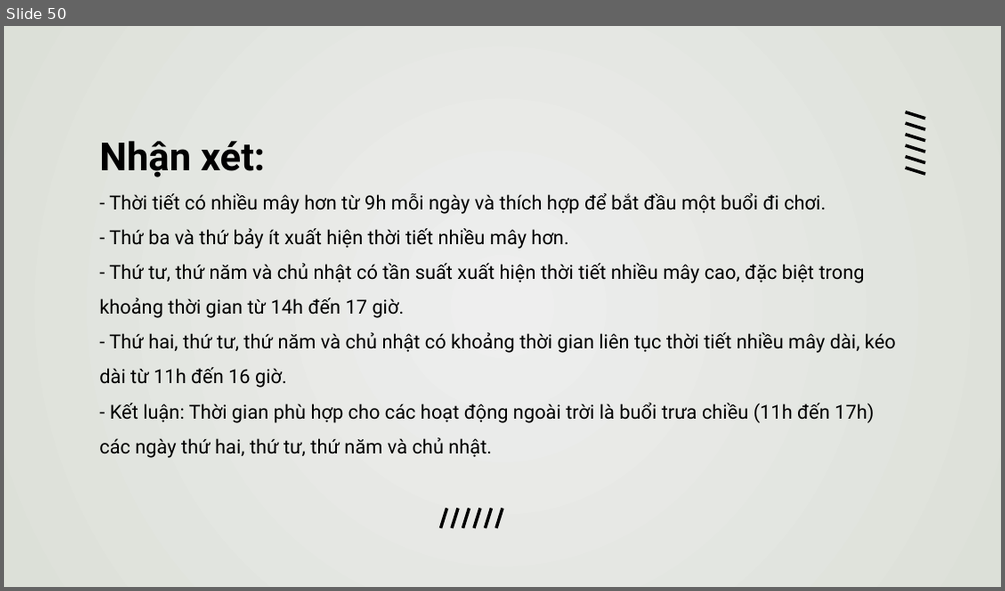
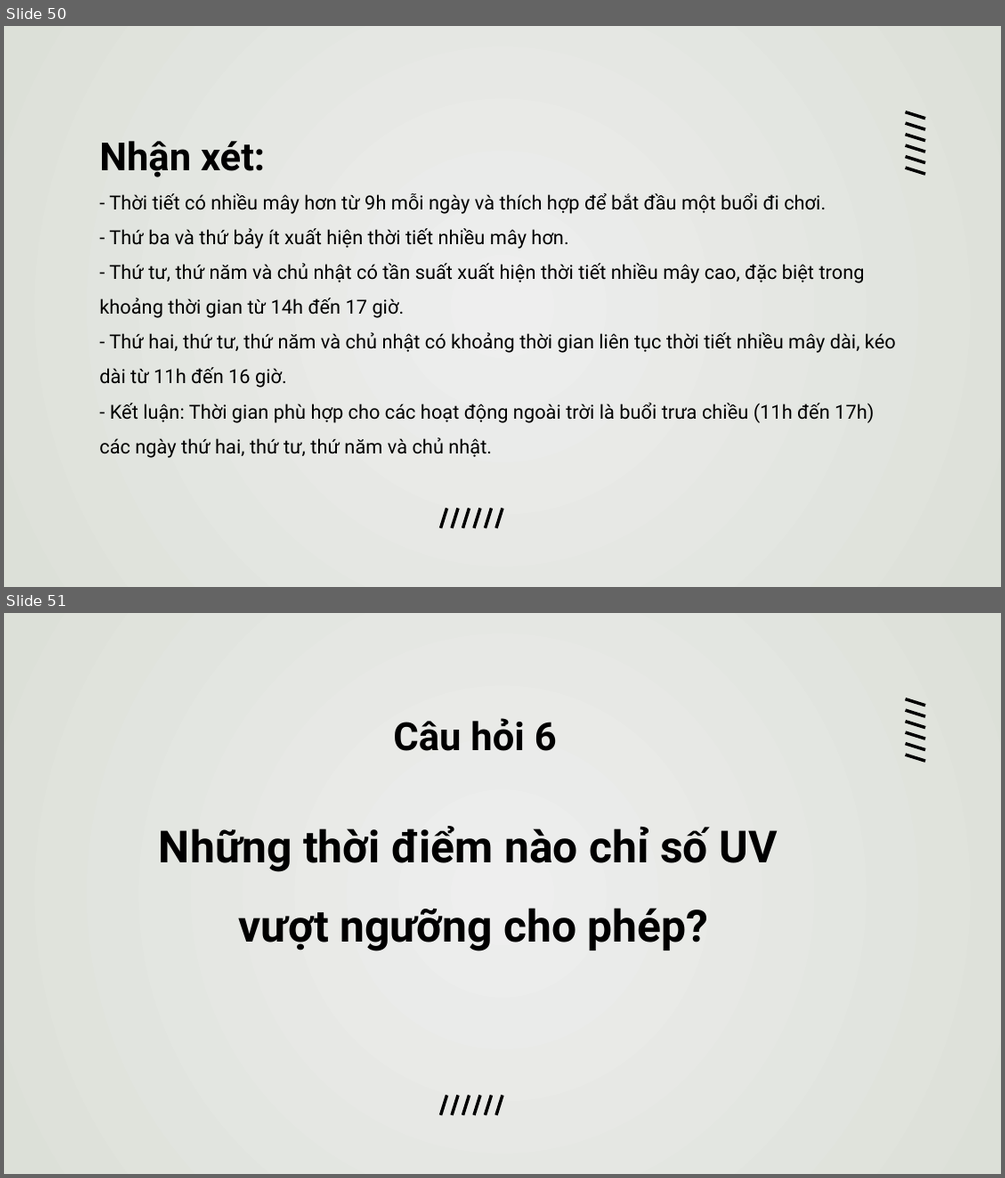
Before and after one commit to duongtanton/NP-KHDL-Gr9, a slide deck: group09.pptx. Shown one above the other, each under a label of ours: slide 50 before the commit, slides 50 and 51 after it. The pictures are 1005x591 and 1005x1178 pixels, drawn with LibreOffice and Linux fonts; fonts in the diff are those of the drawing. Boxes give left, top, right and bottom in pixels: in the first picture for what was removed or moved away, otherwise in the second. Text is boxed around its words. In the diff, an @@ line names an element or a change of style, - is before the commit and + after.

```diff
--- a/group09.pptx
+++ b/group09.pptx
@@ slide 51 added at (x1=4, y1=613, x2=1001, y2=1174), background gradient #EEEEEE to #DCE0D8 @@
@@ title added at (x1=393, y1=718, x2=557, y2=751), 28 pt, text #000000, bold @@
+Câu hỏi 6
@@ group added at (x1=905, y1=698, x2=925, y2=761): 6 lines @@
@@ text added at (x1=159, y1=826, x2=777, y2=951), 32 pt, text #000000, bold @@
+Những thời điểm nào chỉ số UV
+vượt ngưỡng cho phép?
@@ group added at (x1=441, y1=1094, x2=502, y2=1114): 6 lines @@
```
Also in this commit, not shown: 17 other slides added.
